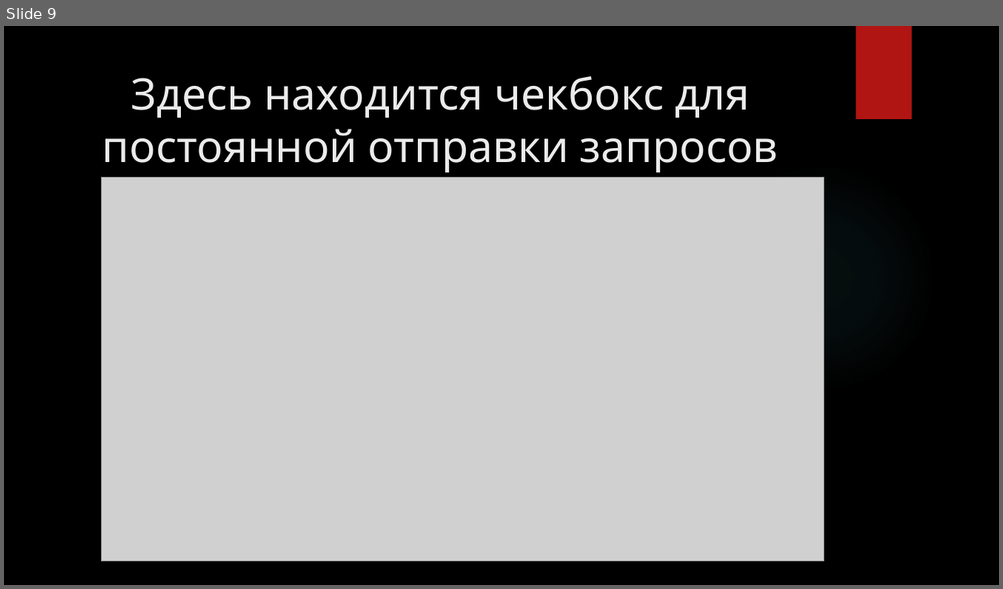
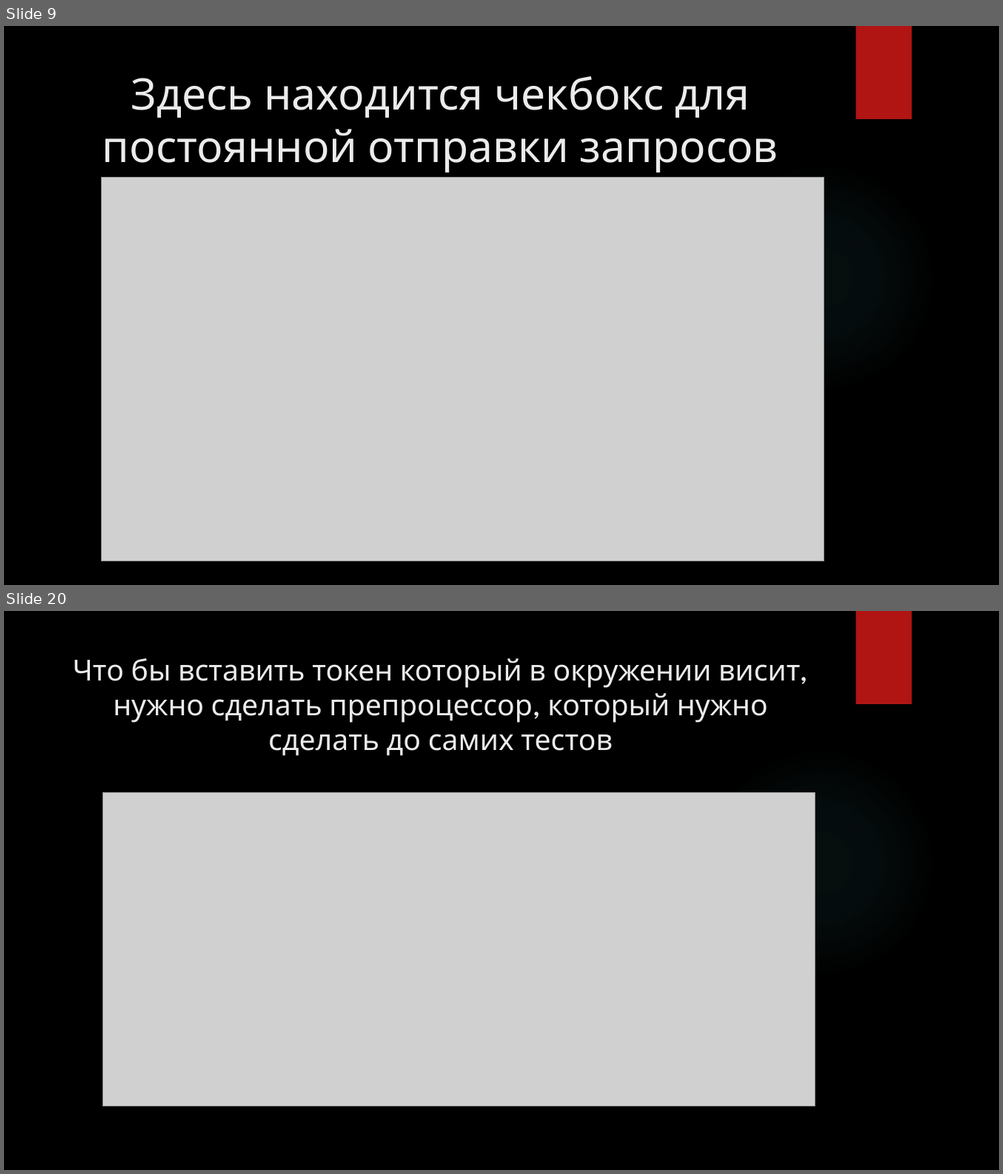
Before and after one commit to Aliaksei91/Jmeter, a slide deck: Jmeter.pptx. Shown one above the other, each under a label of ours: slide 9 before the commit, slides 9 and 20 after it; the slides between them are not shown. The pictures are 1003x589 and 1003x1174 pixels, drawn with LibreOffice and Linux fonts; fonts in the diff are those of the drawing; grey boxes stand for pictures; background and template pictures are left out. Boxes give left, top, right and bottom in pixels: in the first picture for what was removed or moved away, otherwise in the second. Text is boxed around its words. In the diff, an @@ line names an element or a change of style, - is before the commit and + after.

```diff
--- a/Jmeter.pptx
+++ b/Jmeter.pptx
@@ slide 20 added at (4, 611, 999, 1170), background picture (left out); not listed: 2 template elements that a slide beside it also shows @@
@@ title added at (73, 658, 800, 756), 28 pt, text #EBEBEB @@
+Что бы вставить токен который в окружении висит, нужно сделать препроцессор, который нужно сделать до самих тестов
@@ picture added at (103, 793, 815, 1106) @@
```
Also in this commit, not shown: 20 other slides added, 1 other file.
